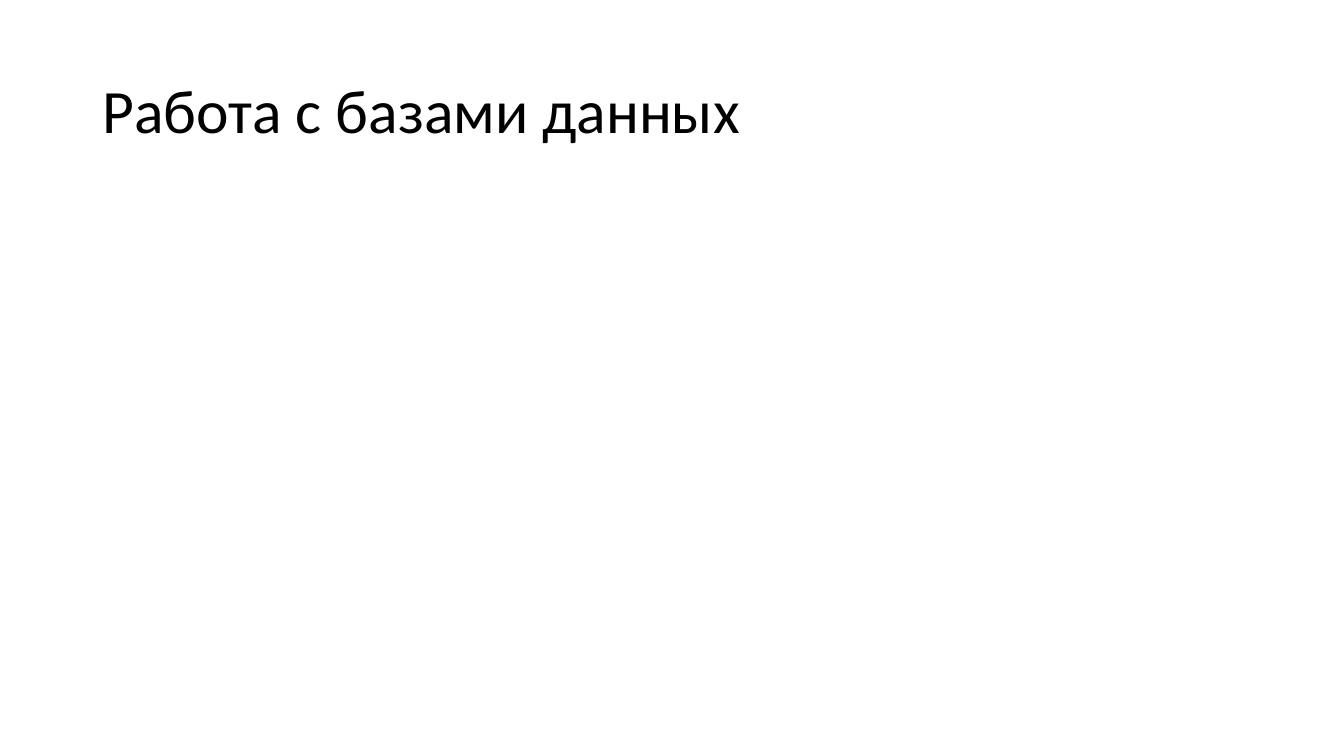
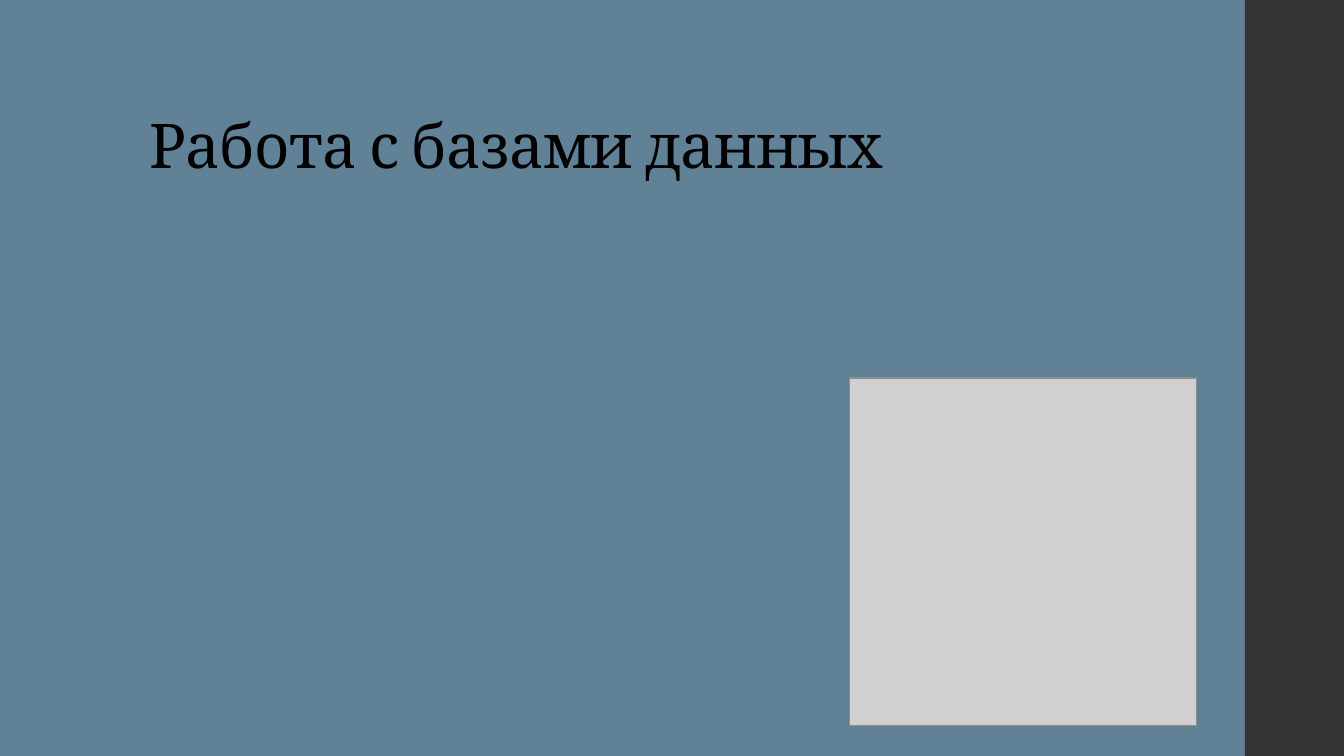
Before and after one commit to Sushcheva/Telegram-, a slide deck: slide 5 of Презентация по проекту.pptx. Drawn at 1344x756 pixels with LibreOffice and Linux fonts; fonts in the diff are those of the drawing; grey boxes stand for pictures. Boxes give left, top, right and bottom in pixels: in the first picture for what was removed or moved away, otherwise in the second. Text is boxed around its words. In the diff, an @@ line names an element or a change of style, - is before the commit and + after.

```diff
--- a/Презентация по проекту.pptx
+++ b/Презентация по проекту.pptx
@@ background #FFFFFF to #618197 @@
@@ rectangle added at [1245, 0, 1344, 756], fill #353537 @@
@@ title "Работа с базами данных": place and size @@
-title "Работа с базами данных" at [102, 91, 739, 143]
+title "Работа с базами данных" at [149, 121, 883, 181]
@@ title "Работа с базами данных" at [149, 121, 883, 181]: font Calibri to Cambria, letter spacing 0 to -0.5 pt; vertical alignment middle to bottom @@
@@ picture added at [849, 378, 1197, 726] @@
```
Also in this commit, not shown: 1 other slide changed, 4 slides added, 4 slides removed, 1 other file.
